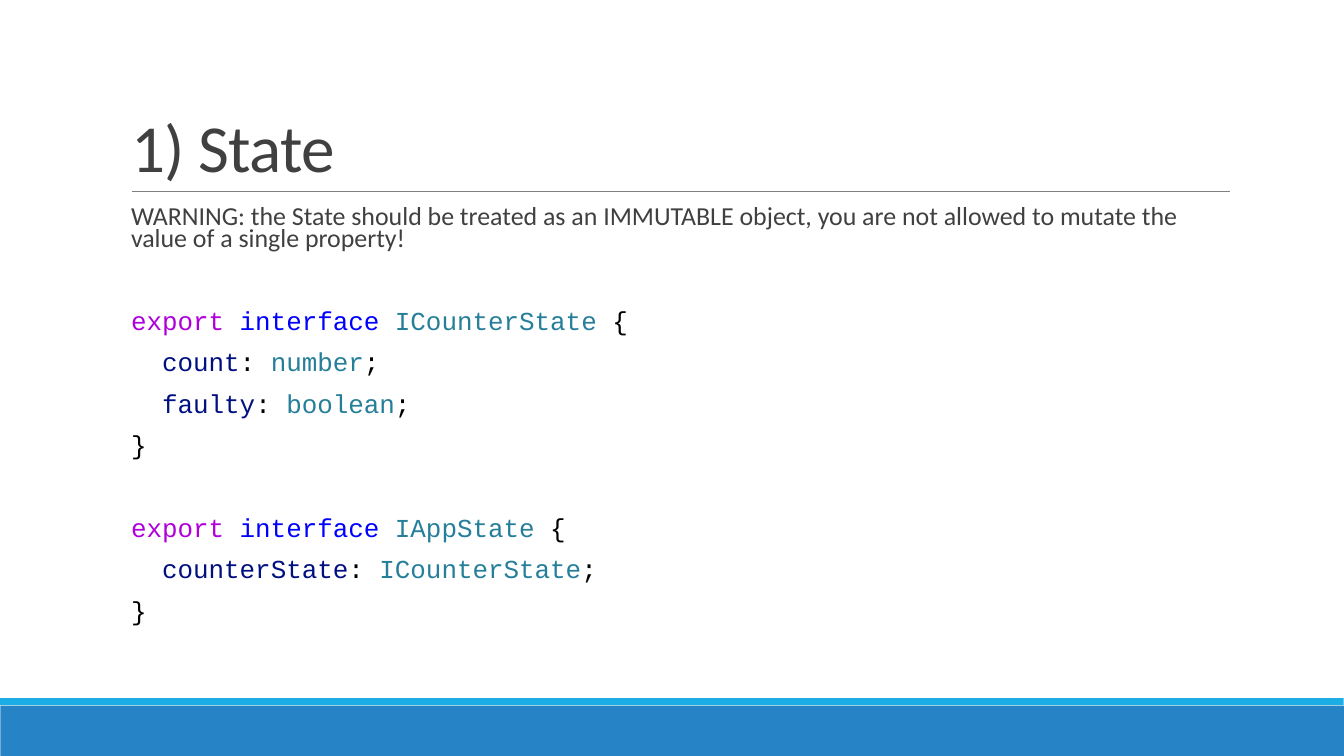
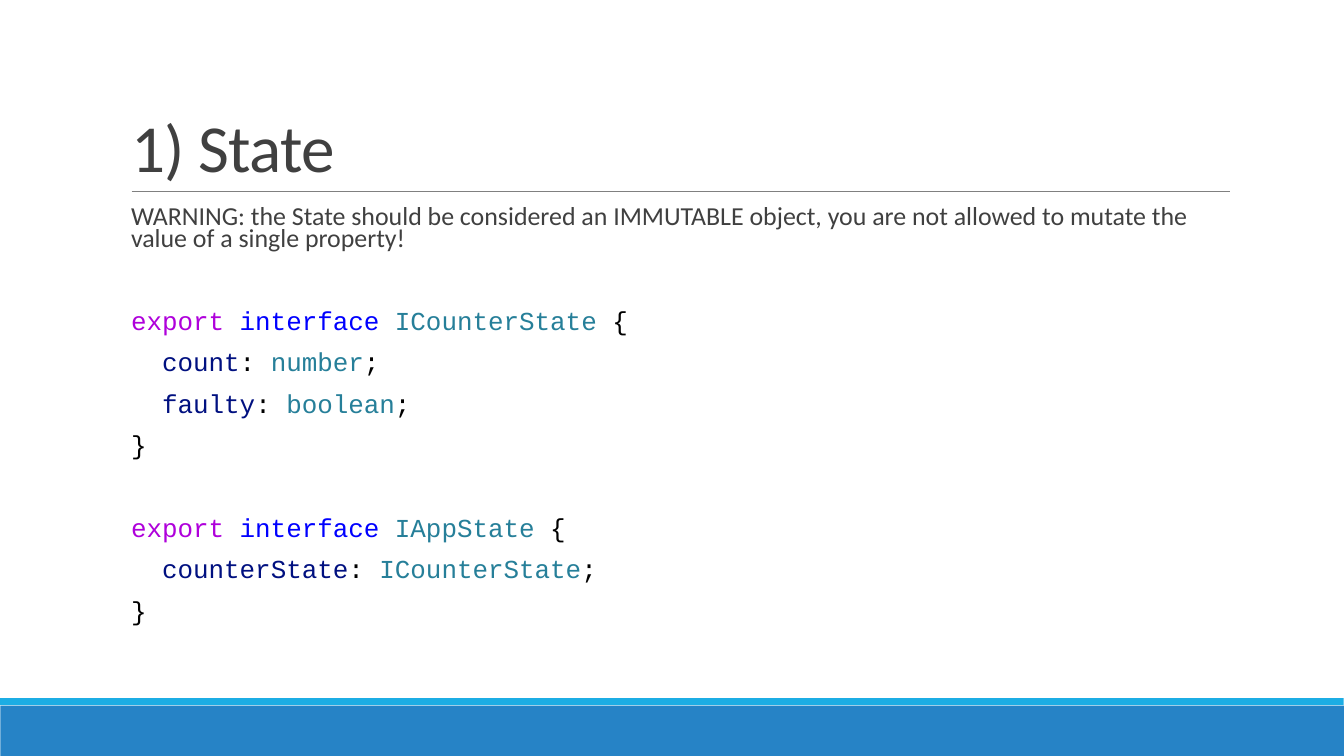
Before and after one commit to AGiorgetti/ngrx101, a slide deck: slide 12 of ReactiveProgramming_ngrx.pptx. Drawn at 1344x756 pixels with LibreOffice and Linux fonts; fonts in the diff are those of the drawing. Boxes give left, top, right and bottom in pixels: in the first picture for what was removed or moved away, otherwise in the second. Text is boxed around its words. In the diff, an @@ line names an element or a change of style, - is before the commit and + after.

```diff
--- a/ReactiveProgramming_ngrx.pptx
+++ b/ReactiveProgramming_ngrx.pptx
@@ text at box(131, 207, 1187, 252): text changed @@
-  WARNING: the State should be treated as an IMMUTABLE object, you are not allowed to mutate the value of a single property!
+  WARNING: the State should be considered an IMMUTABLE object, you are not allowed to mutate the value of a single property!
```
Also in this commit, not shown: 13 other slides changed, 8 other files.
